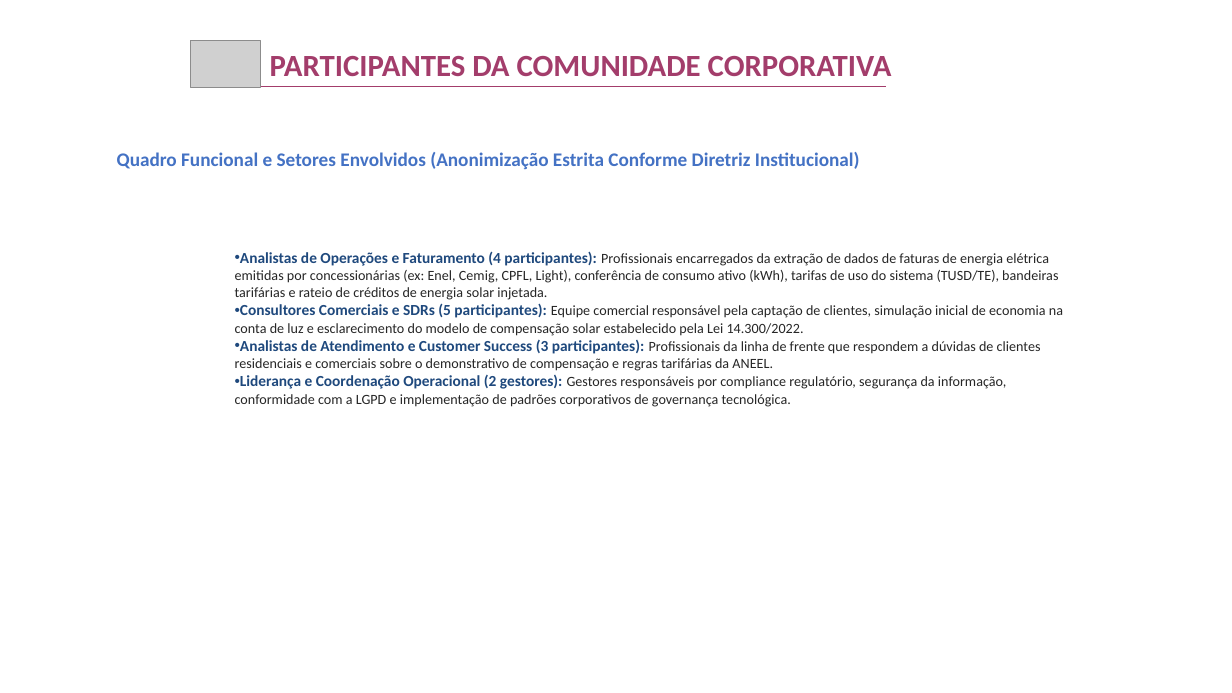
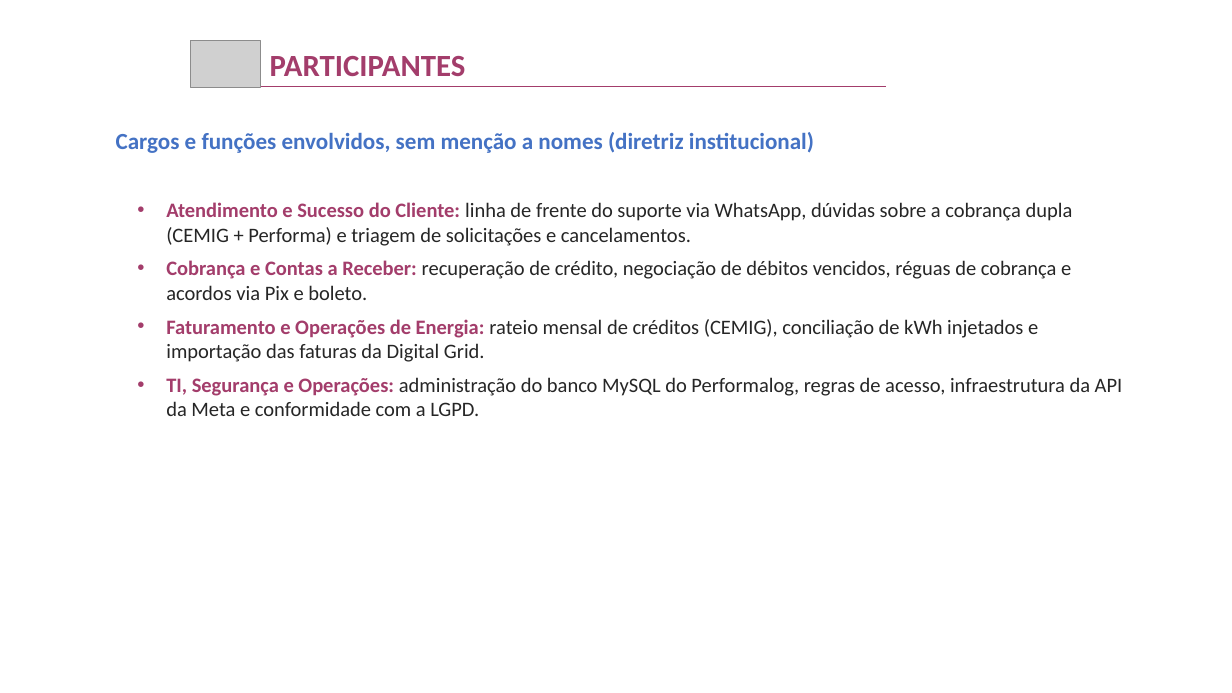
Before and after one commit to rafasants1/apex, a slide deck: slide 8 of TEMPLATE_PREENCHIDO_APEX_V_PERFORMA_ENERGY.pptx. Drawn at 1232x693 pixels with LibreOffice and Linux fonts; fonts in the diff are those of the drawing; grey boxes stand for pictures; background and template pictures are left out. Boxes give left, top, right and bottom in pixels: in the first picture for what was removed or moved away, otherwise in the second. Text is boxed around its words. In the diff, an @@ line names an element or a change of style, - is before the commit and + after.

Commit message:
feat(apex-v): aplicacao integral das correcoes ABNT/layout, pacotes modulares M1/M2 e suite Performalog Atendimento

```diff
--- a/TEMPLATE_PREENCHIDO_APEX_V_PERFORMA_ENERGY.pptx
+++ b/TEMPLATE_PREENCHIDO_APEX_V_PERFORMA_ENERGY.pptx
@@ text at <box>270,56,466,76</box>: text changed @@
-PARTICIPANTES DA COMUNIDADE CORPORATIVA
+PARTICIPANTES
@@ text at <box>116,132,814,153</box>: text changed; size 15 to 18 pt @@
-Quadro Funcional e Setores Envolvidos (Anonimização Estrita Conforme Diretriz Institucional)
+Cargos e funções envolvidos, sem menção a nomes (diretriz institucional)
@@ text at <box>166,202,1123,416</box>: text changed; size 11 to 16 pt @@
-• Analistas de Operações e Faturamento (4 participantes): Profissionais encarregados da extração de dados de faturas de energia elétrica emitidas por concessionárias (ex: Enel, Cemig, CPFL, Light), conferência de consumo ativo (kWh), tarifas de uso do sistema (TUSD/TE), bandeiras tarifárias e rateio de créditos de energia solar injetada.
-• Consultores Comerciais e SDRs (5 participantes): Equipe comercial responsável pela captação de clientes, simulação inicial de economia na conta de luz e esclarecimento do modelo de compensação solar estabelecido pela Lei 14.300/2022.
-• Analistas de Atendimento e Customer Success (3 participantes): Profissionais da linha de frente que respondem a dúvidas de clientes residenciais e comerciais sobre o demonstrativo de compensação e regras tarifárias da ANEEL.
-• Liderança e Coordenação Operacional (2 gestores): Gestores responsáveis por compliance regulatório, segurança da informação, conformidade com a LGPD e implementação de padrões corporativos de governança tecnológica.
+• Atendimento e Sucesso do Cliente: linha de frente do suporte via WhatsApp, dúvidas sobre a cobrança dupla (CEMIG + Performa) e triagem de solicitações e cancelamentos.
+• Cobrança e Contas a Receber: recuperação de crédito, negociação de débitos vencidos, réguas de cobrança e acordos via Pix e boleto.
+• Faturamento e Operações de Energia: rateio mensal de créditos (CEMIG), conciliação de kWh injetados e importação das faturas da Digital Grid.
+• TI, Segurança e Operações: administração do banco MySQL do Performalog, regras de acesso, infraestrutura da API da Meta e conformidade com a LGPD.
```
Also in this commit, not shown: 19 other slides changed, 43 other files.
